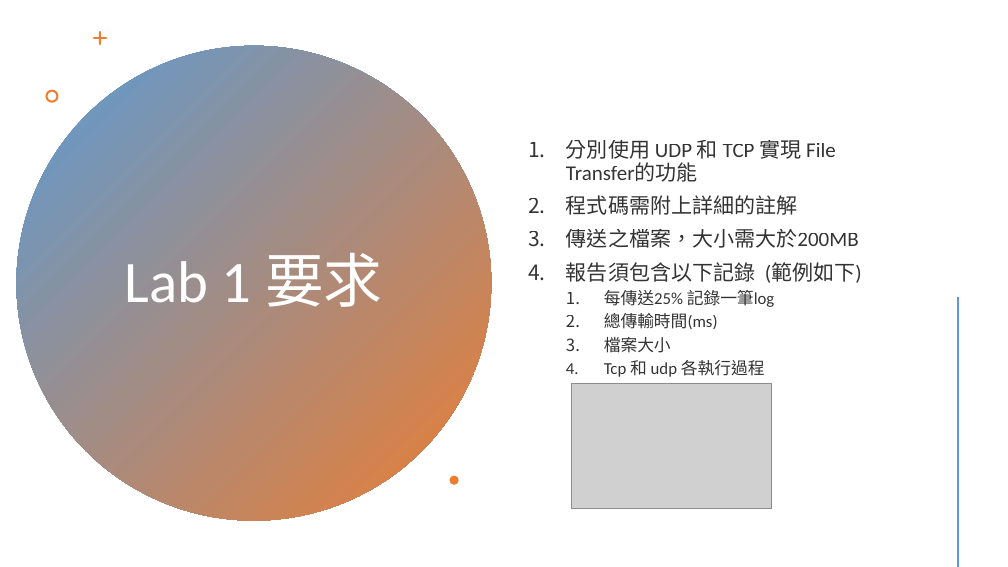
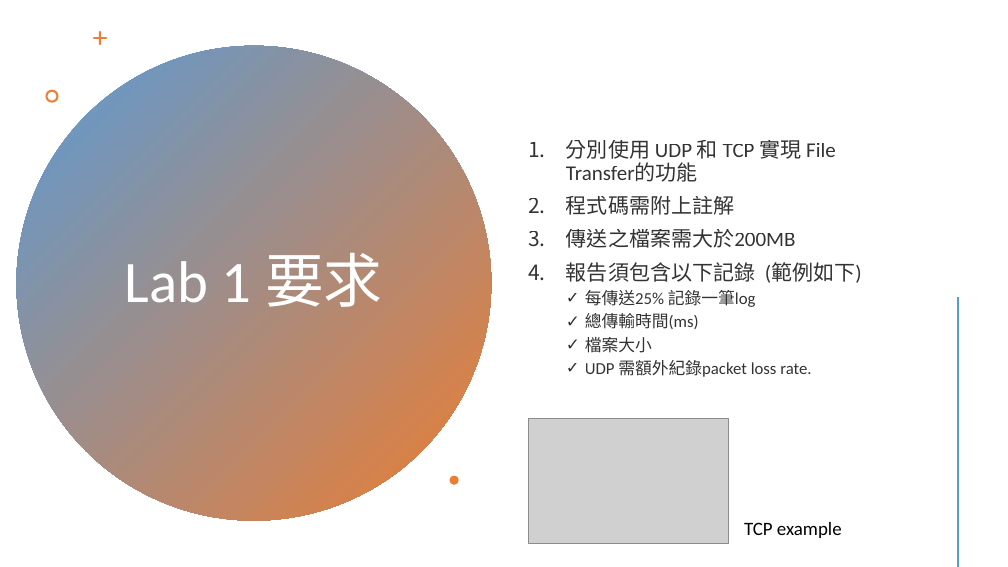
Before and after one commit to BebeShen/NCKU_Course-ComputerCommunication, a slide deck: slide 18 of LABs/lab1/Lab 1 Introduction.pptx (slide 14 before the commit). Drawn at 1008x567 pixels with LibreOffice and Linux fonts; fonts in the diff are those of the drawing; grey boxes stand for pictures. Boxes give left, top, right and bottom in pixels: in the first picture for what was removed or moved away, otherwise in the second. Text is boxed around its words. In the diff, an @@ line names an element or a change of style, - is before the commit and + after.

```diff
--- a/LABs/lab1/Lab 1 Introduction.pptx
+++ b/LABs/lab1/Lab 1 Introduction.pptx
@@ text at (566, 196, 796, 248): text changed @@
-2. 程式碼需附上詳細的註解
-3. 傳送之檔案，大小需大於200MB
+2. 程式碼需附上註解
+3. 傳送之檔案需大於200MB
@@ text at (585, 290, 756, 353): bullet 1. to ✓ @@
@@ text at (585, 360, 811, 377): text changed @@
-  4. Tcp 和 udp 各執行過程
+  ✓ UDP 需額外紀錄packet loss rate.
@@ picture: place and size @@
-picture at (572, 384, 772, 509)
+picture at (529, 419, 729, 544)
@@ text added at (744, 522, 842, 538), 18 pt, text #000000 @@
+TCP example
```
Also in this commit, not shown: 7 other slides changed, 7 slides added, 2 slides removed, 4 other files.
